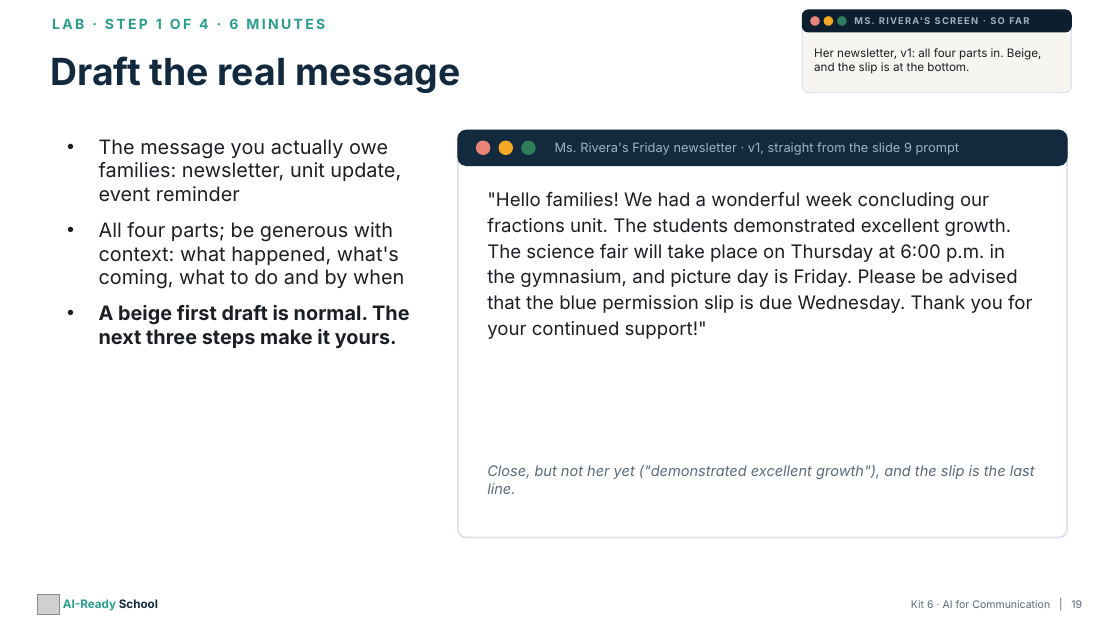
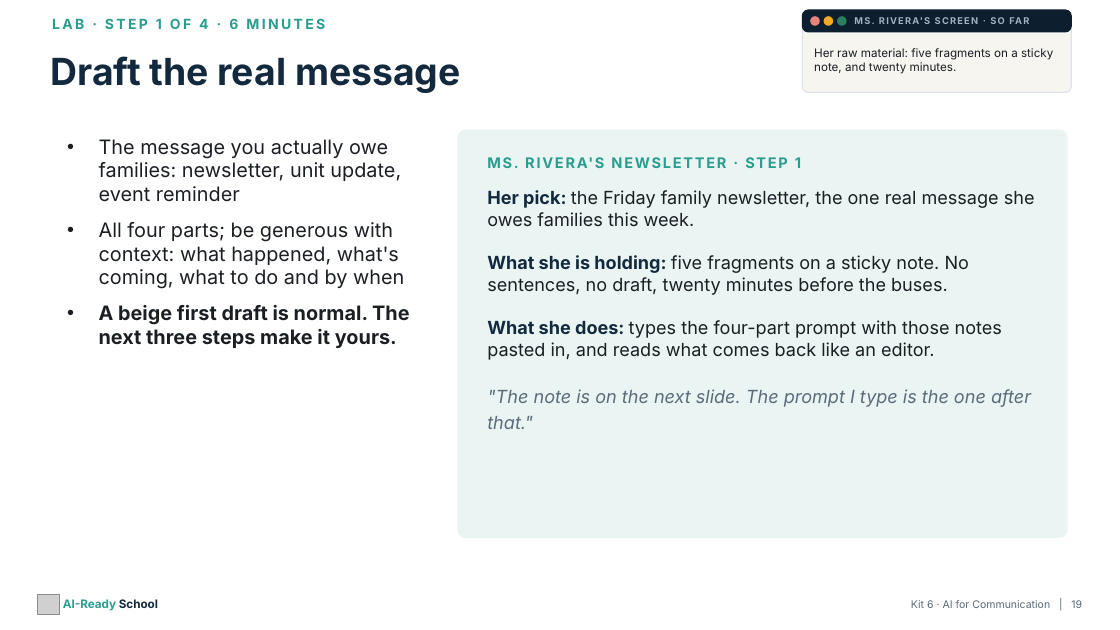
Before and after one commit to aspinozzi1/Ai-School-Ready, a slide deck: slide 19 of kits/kit06/Kit06_PresentationDeck.pptx. Drawn at 1120x630 pixels with LibreOffice and Linux fonts; fonts in the diff are those of the drawing; grey boxes stand for pictures. Boxes give left, top, right and bottom in pixels: in the first picture for what was removed or moved away, otherwise in the second. Text is boxed around its words. In the diff, an @@ line names an element or a change of style, - is before the commit and + after.

```diff
--- a/kits/kit06/Kit06_PresentationDeck.pptx
+++ b/kits/kit06/Kit06_PresentationDeck.pptx
@@ text at box(814, 48, 1053, 74): text changed @@
-Her newsletter, v1: all four parts in. Beige, and the slip is at the bottom.
+Her raw material: five fragments on a sticky note, and twenty minutes.
@@ rounded rectangle at box(458, 130, 1067, 538): fill #FFFFFF to #EAF5F3; outline #DCE3EA 1.5 pt to #EAF5F3 1 pt; proportions changed @@
@@ rounded rectangle removed at box(458, 130, 1067, 166) @@
@@ ellipse removed at box(476, 141, 490, 155) @@
@@ ellipse removed at box(499, 141, 513, 155) @@
@@ ellipse removed at box(522, 141, 535, 155) @@
@@ text at box(503, 157, 801, 168): text changed; size 11 to 12.5 pt; text colour #9FB2C2 to #2A9D8F; bold on @@
-Ms. Rivera's Friday newsletter · v1, straight from the slide 9 prompt
+MS. RIVERA'S NEWSLETTER · STEP 1
@@ text removed at box(487, 192, 1032, 339) @@
-"Hello families! We had a wonderful week concluding our fractions unit. The students demonstrated excellent growth. The science fair will take place on Thursday at 6:00 p.m. in the gymnasium, and picture day is Friday. Please be advised that the blue permission slip is due Wednesday. Thank you for your continued support!"
@@ text added at box(487, 190, 1035, 429), 15.5 pt, text #1B1F24 @@
+Her pick: the Friday family newsletter, the one real message she owes families this week.
+What she is holding: five fragments on a sticky note. No sentences, no draft, twenty minutes before the buses.
+What she does: types the four-part prompt with those notes pasted in, and reads what comes back like an editor.
+"The note is on the next slide. The prompt I type is the one after that."
@@ text removed at box(487, 465, 1035, 494) @@
-Close, but not her yet ("demonstrated excellent growth"), and the slip is the last line.
```
Also in this commit, not shown: 12 other slides changed, 5 slides added, 7 other files.
